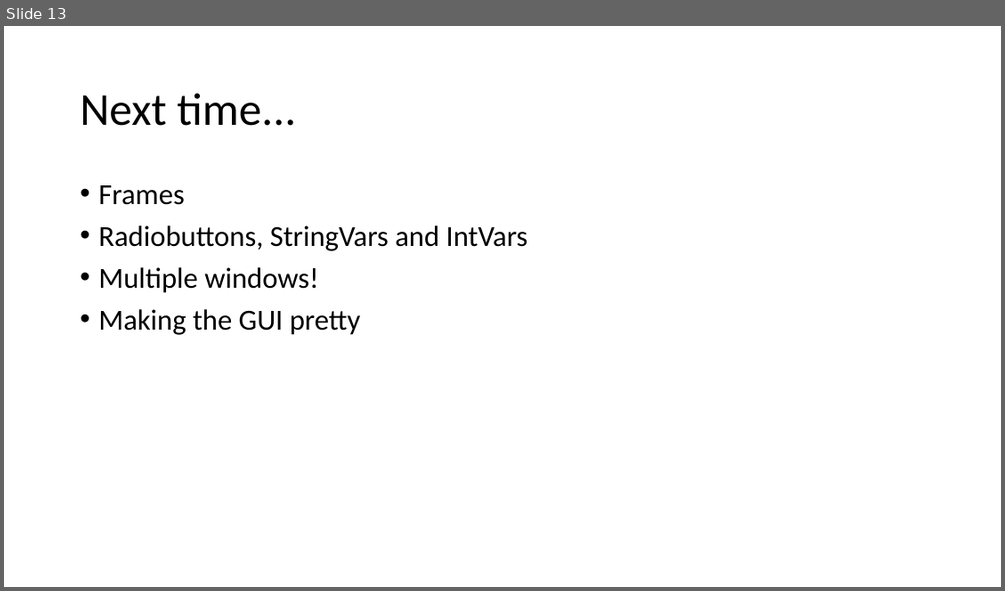
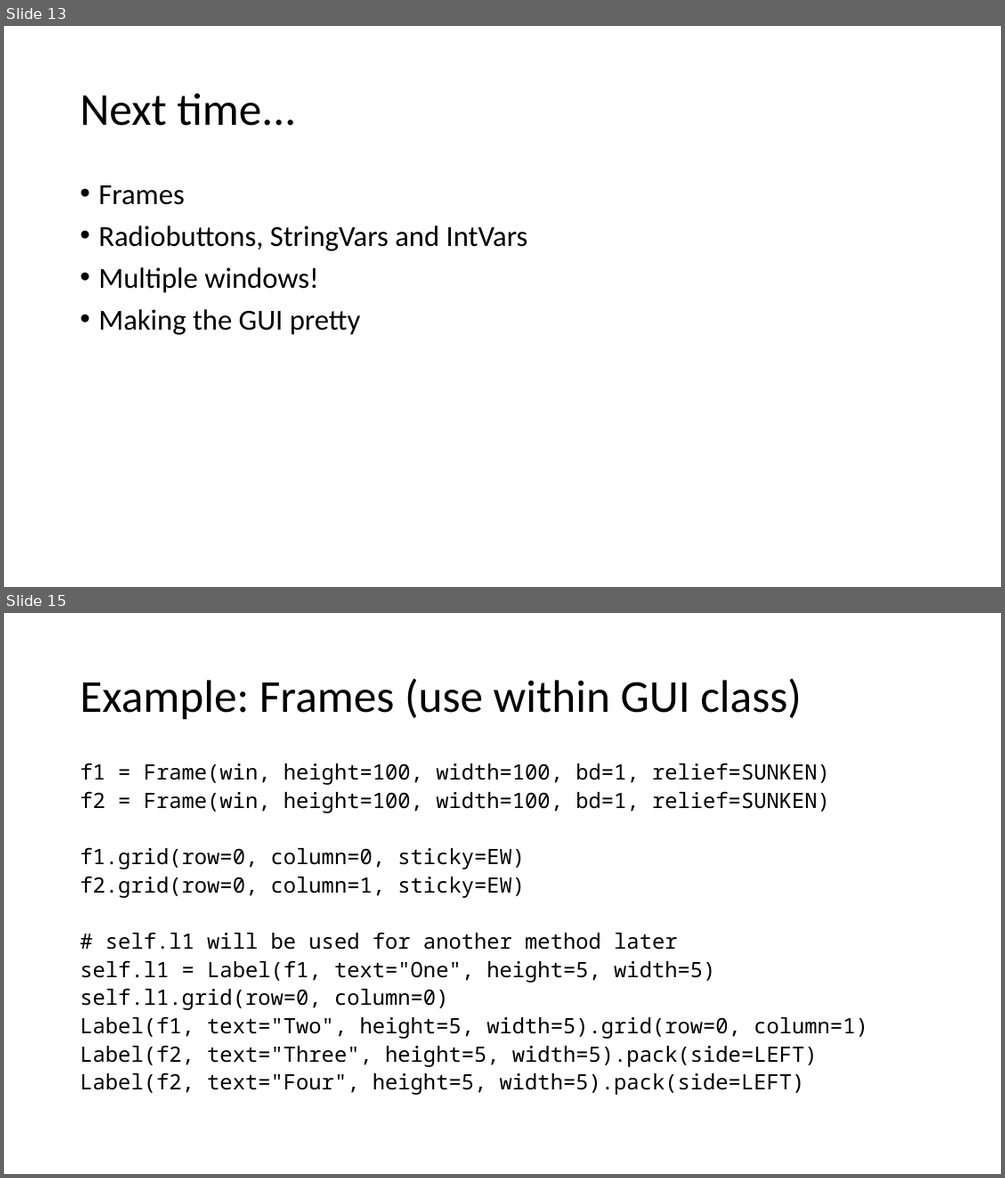
Before and after one commit to sswensen3/cs2316.github.io, a slide deck: slides/tkinter.pptx. Shown one above the other, each under a label of ours: slide 13 before the commit, slides 13 and 15 after it; the slides between them are not shown. The pictures are 1005x591 and 1005x1178 pixels, drawn with LibreOffice and Linux fonts; fonts in the diff are those of the drawing. Boxes give left, top, right and bottom in pixels: in the first picture for what was removed or moved away, otherwise in the second. Text is boxed around its words. In the diff, an @@ line names an element or a change of style, - is before the commit and + after.

```diff
--- a/slides/tkinter.pptx
+++ b/slides/tkinter.pptx
@@ slide 15 added at (x1=4, y1=613, x2=1001, y2=1174), background #FFFFFF @@
@@ title added at (x1=80, y1=678, x2=801, y2=720), 44 pt, text #000000 @@
+Example: Frames (use within GUI class)
@@ text added at (x1=80, y1=763, x2=868, y2=1094), 20.4 pt, text #000000 @@
+f1 = Frame(win, height=100, width=100, bd=1, relief=SUNKEN)
+f2 = Frame(win, height=100, width=100, bd=1, relief=SUNKEN)
+f1.grid(row=0, column=0, sticky=EW)
+f2.grid(row=0, column=1, sticky=EW)
+# self.l1 will be used for another method later
+self.l1 = Label(f1, text="One", height=5, width=5)
+self.l1.grid(row=0, column=0)
+Label(f1, text="Two", height=5, width=5).grid(row=0, column=1)
+Label(f2, text="Three", height=5, width=5).pack(side=LEFT)
+Label(f2, text="Four", height=5, width=5).pack(side=LEFT)
```
Also in this commit, not shown: 10 other slides added.
